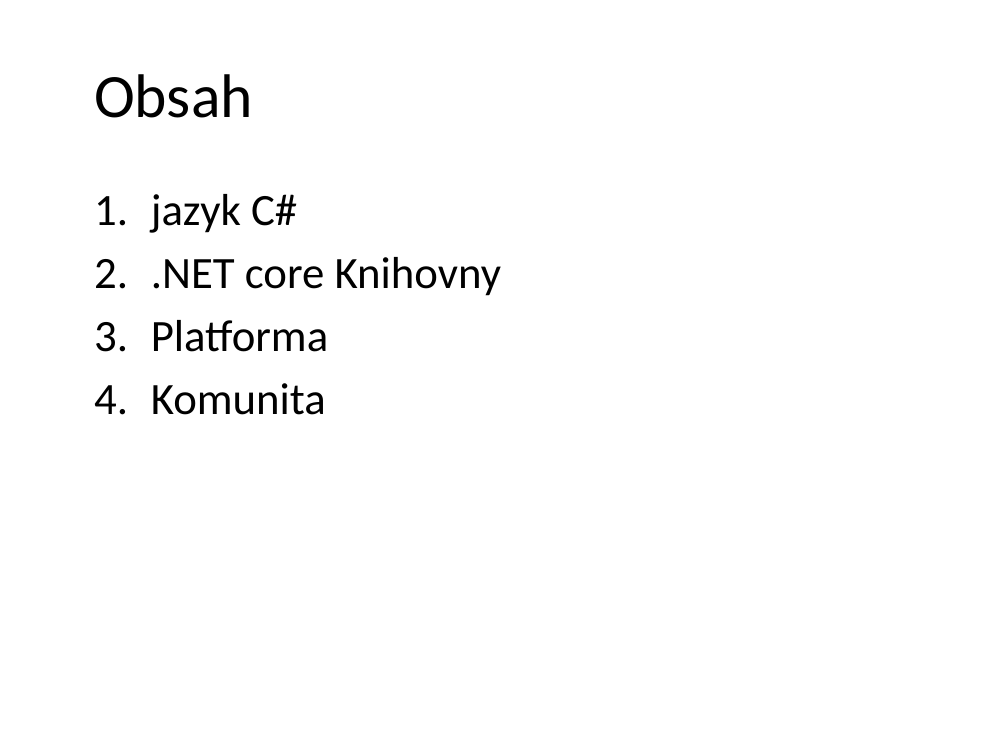
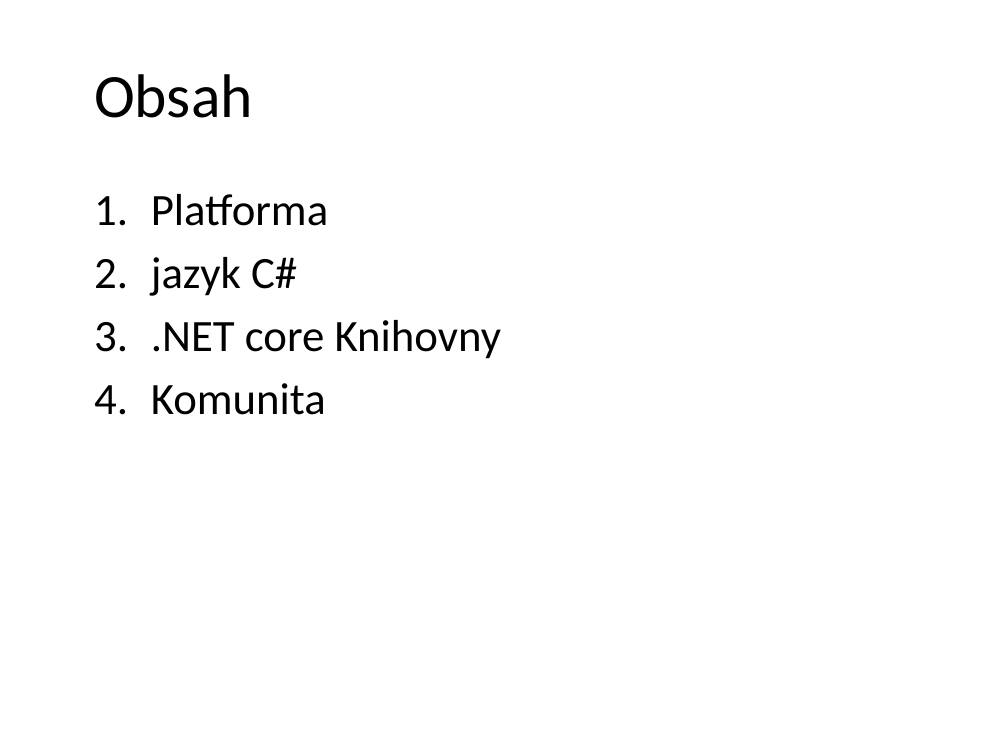
Before and after one commit to petrbalat/Skoleni-Csharp-NET, a slide deck: slide 2 of prezentace.pptx. Drawn at 1008x756 pixels with LibreOffice and Linux fonts; fonts in the diff are those of the drawing; background and template pictures are left out. Boxes give left, top, right and bottom in pixels: in the first picture for what was removed or moved away, otherwise in the second. Text is boxed around its words. In the diff, an @@ line names an element or a change of style, - is before the commit and + after.

```diff
--- a/prezentace.pptx
+++ b/prezentace.pptx
@@ text at (151, 194, 328, 226): paragraph added @@
+1. Platforma
@@ text at (151, 320, 328, 352): paragraph removed @@
-3. Platforma
```
Also in this commit, not shown: 2 other slides changed, 1 other file.
